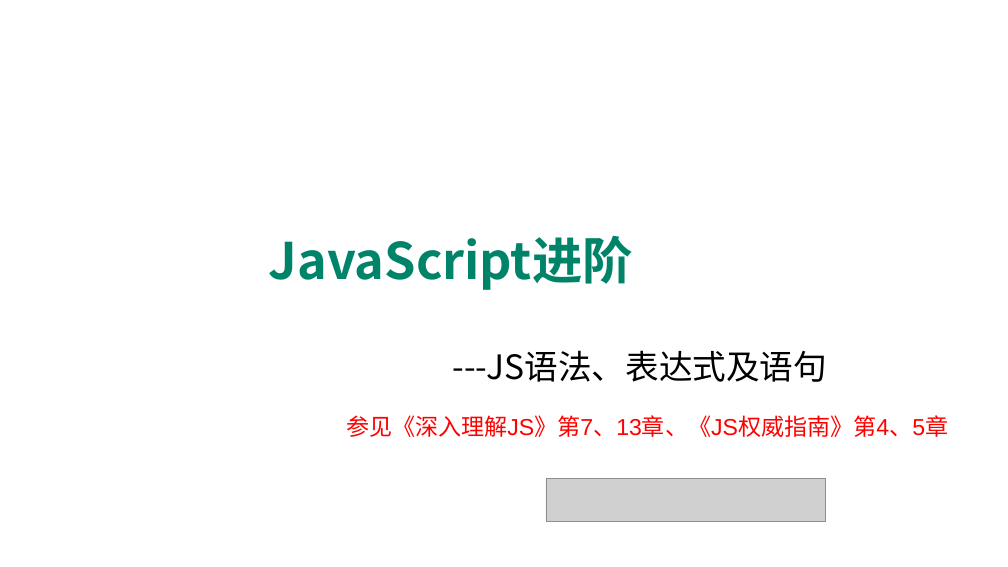
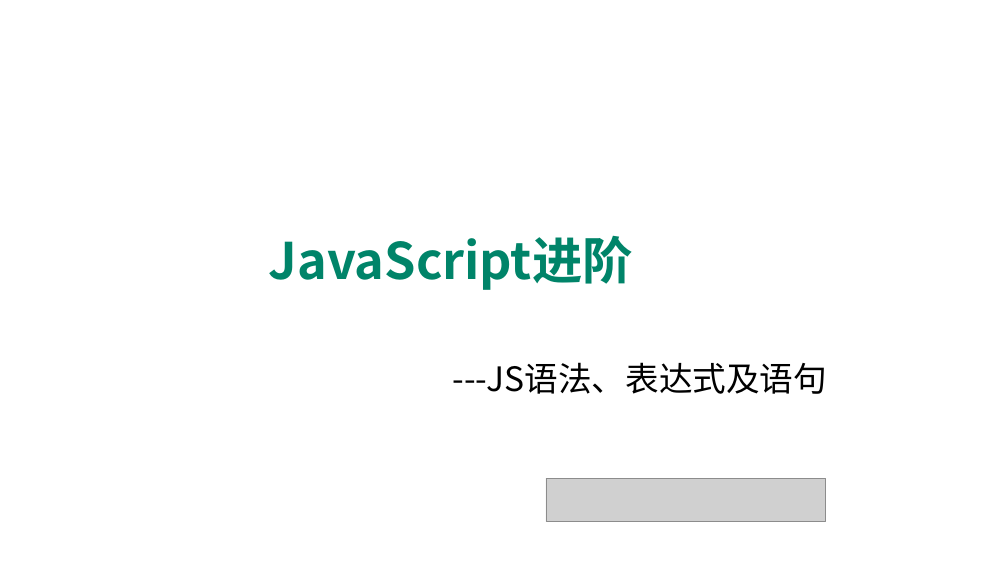
Before and after one commit to edu2act/course-javascript-advanced, a slide deck: slide 1 of 课程PPT/04.JS语法、表达式及语句.pptx. Drawn at 1008x567 pixels with LibreOffice and Linux fonts; fonts in the diff are those of the drawing; grey boxes stand for pictures; background and template pictures are left out. Boxes give left, top, right and bottom in pixels: in the first picture for what was removed or moved away, otherwise in the second. Text is boxed around its words. In the diff, an @@ line names an element or a change of style, - is before the commit and + after.

```diff
--- a/课程PPT/04.JS语法、表达式及语句.pptx
+++ b/课程PPT/04.JS语法、表达式及语句.pptx
@@ text "---JS语法、表达式及语句": place and size @@
-text "---JS语法、表达式及语句" at (452,350,827,382)
+text "---JS语法、表达式及语句" at (452,362,827,394)
@@ text removed at (346,415,948,437) @@
-参见《深入理解JS》第7、13章、《JS权威指南》第4、5章
```
Also in this commit, not shown: 1 other slide changed, 7 other files.
